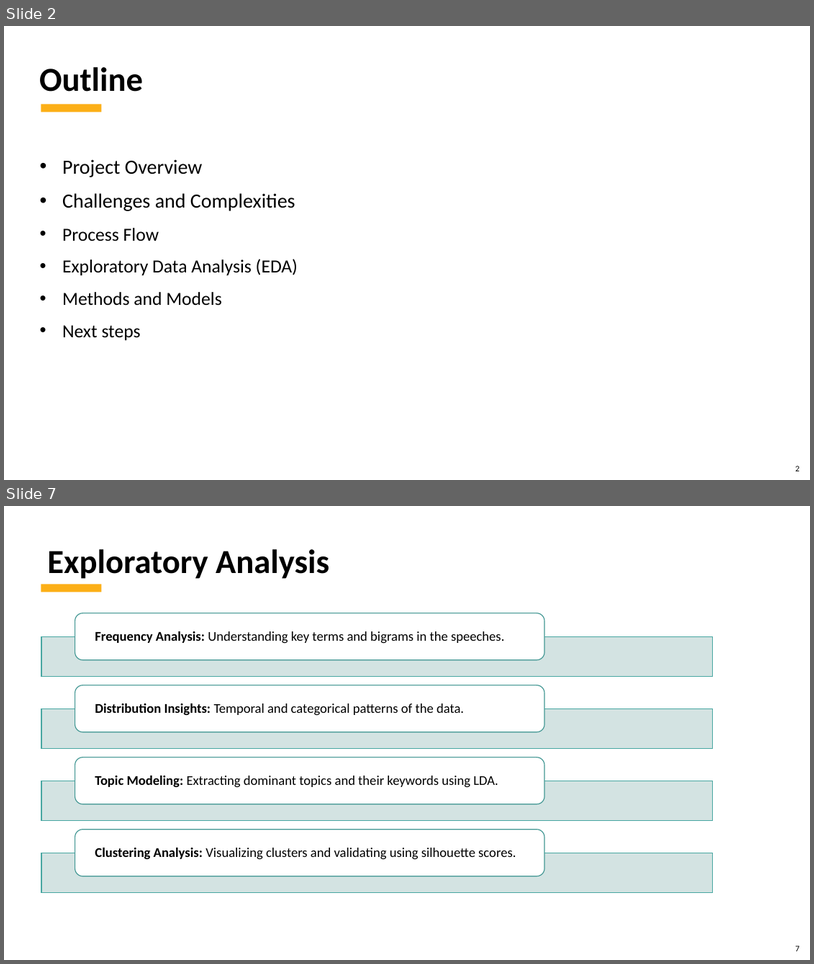
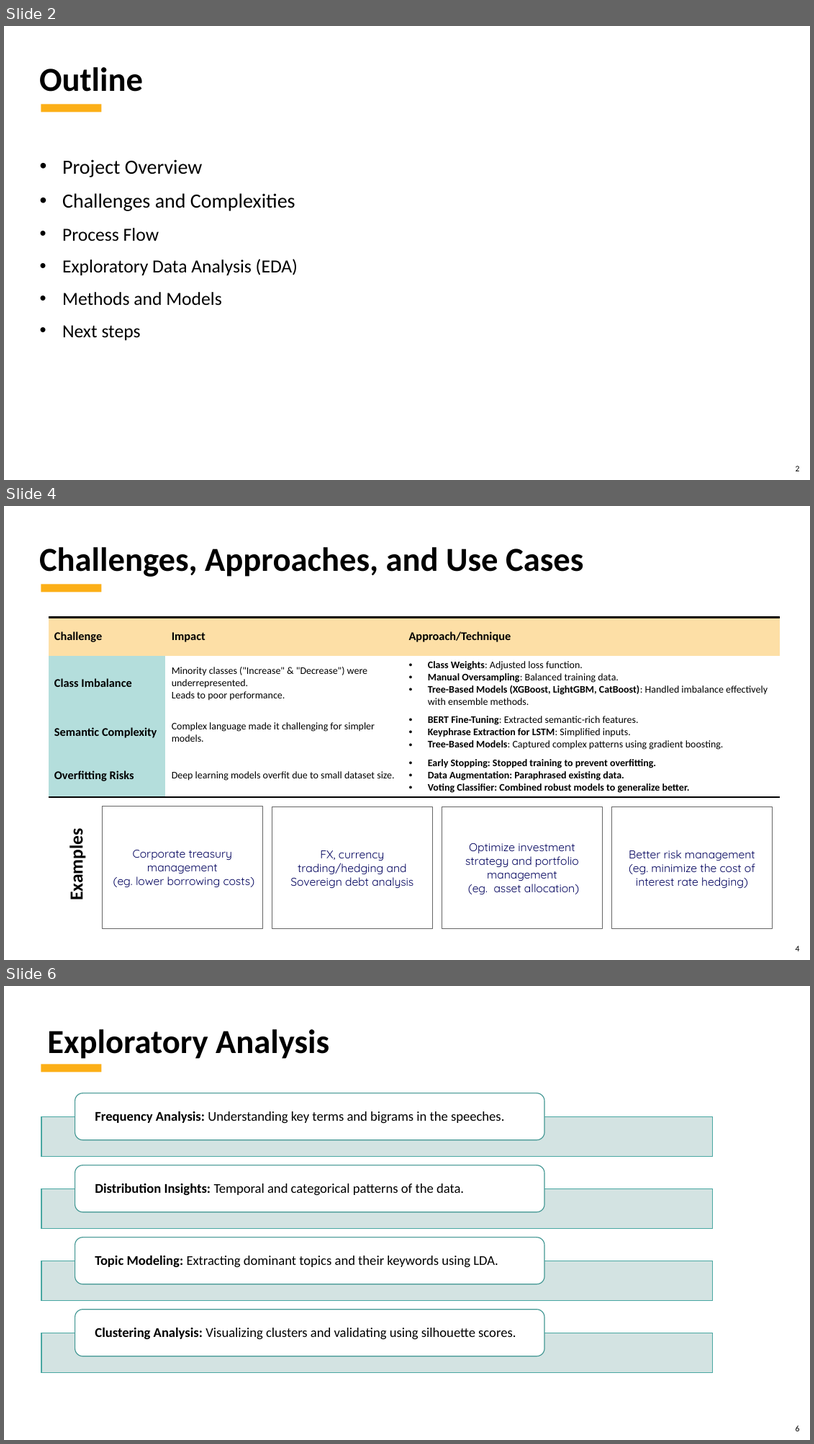
Before and after one commit to kubernetes-world/3666-ANLP-Predicting-ECB-Monetary-Policy, a slide deck: 3666 ANLP - Predicting ECB Monetary Policy.Final Project.pptx. Shown one above the other, each under a label of ours: slides 2 and 7 before the commit, slides 2, 4 and 6 after it; the slides between them are not shown. The pictures are 814x964 and 814x1444 pixels, drawn with LibreOffice and Linux fonts; fonts in the diff are those of the drawing; background and template pictures are left out. Boxes give left, top, right and bottom in pixels: in the first picture for what was removed or moved away, otherwise in the second. Text is boxed around its words. In the diff, an @@ line names an element or a change of style, - is before the commit and + after.

```diff
--- a/3666 ANLP - Predicting ECB Monetary Policy.Final Project.pptx
+++ b/3666 ANLP - Predicting ECB Monetary Policy.Final Project.pptx
@@ slide 4 added at [4, 506, 810, 960], background picture (left out); not listed: 2 template elements that a slide beside it also shows @@
@@ title added at [39, 547, 584, 577], 40 pt, text #000000, bold @@
+Challenges, Approaches, and Use Cases
@@ table added at [48, 618, 781, 795], 4 rows, 3 columns @@
+Challenge | Impact | Approach/Technique
+Class Imbalance | Minority classes ("Increase" & "Decrease") were underrepresented. Leads to poor performance. | Class Weights: Adjusted loss function. / Manual Oversampling: Balanced training data. / Tree-Based Models (XGBoost, LightGBM, CatBoost): Handled imbalance effectively with ensemble methods.
+Semantic Complexity | Complex language made it challenging for simpler models. | BERT Fine-Tuning: Extracted semantic-rich features. / Keyphrase Extraction for LSTM: Simplified inputs. / Tree-Based Models: Captured complex patterns using gradient boosting.
+Overfitting Risks | Deep learning models overfit due to small dataset size. | Early Stopping: Stopped training to prevent overfitting. / Data Augmentation: Paraphrased existing data. / Voting Classifier: Combined robust models to generalize better.
@@ rectangle added at [102, 806, 262, 928], outline #666666 0.75 pt, 13.5 pt, text #03045E @@
+Corporate treasury management
+(eg. lower borrowing costs)
@@ rectangle added at [272, 807, 432, 929], outline #666666 0.75 pt, 13.5 pt, text #03045E @@
+FX, currency trading/hedging and Sovereign debt analysis
@@ rectangle added at [442, 807, 602, 929], outline #666666 0.75 pt, 13.5 pt, text #03045E @@
+Optimize investment strategy and portfolio management
+(eg. asset allocation)
@@ rectangle added at [612, 807, 772, 929], outline #666666 0.75 pt, 13.5 pt, text #03045E @@
+Better risk management (eg. minimize the cost of interest rate hedging)
@@ text added at [65, 836, 88, 898], 22 pt, text #000000, bold @@
+Examples
@@ what was slide 7 is now slide 6 @@
@@ page number at [796, 1425, 800, 1431]: text changed @@
-7
+6
```
Also in this commit, not shown: 5 slides changed, 1 other slide added, 1 other file.
